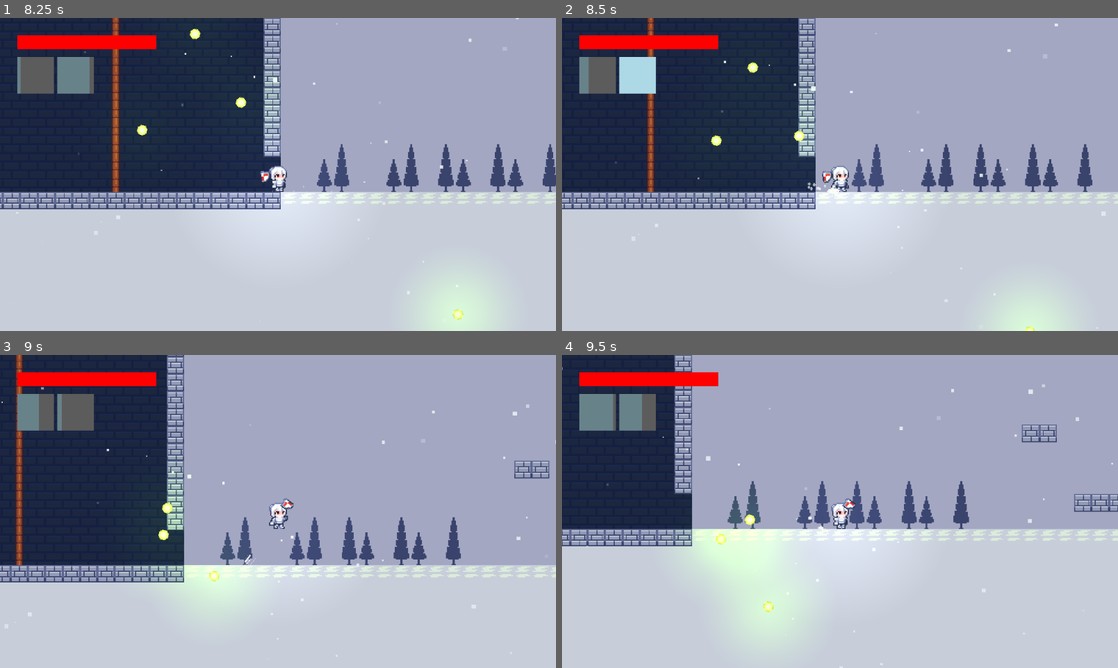
Above: before the commit, frames 1-4 (two rows, left to right).
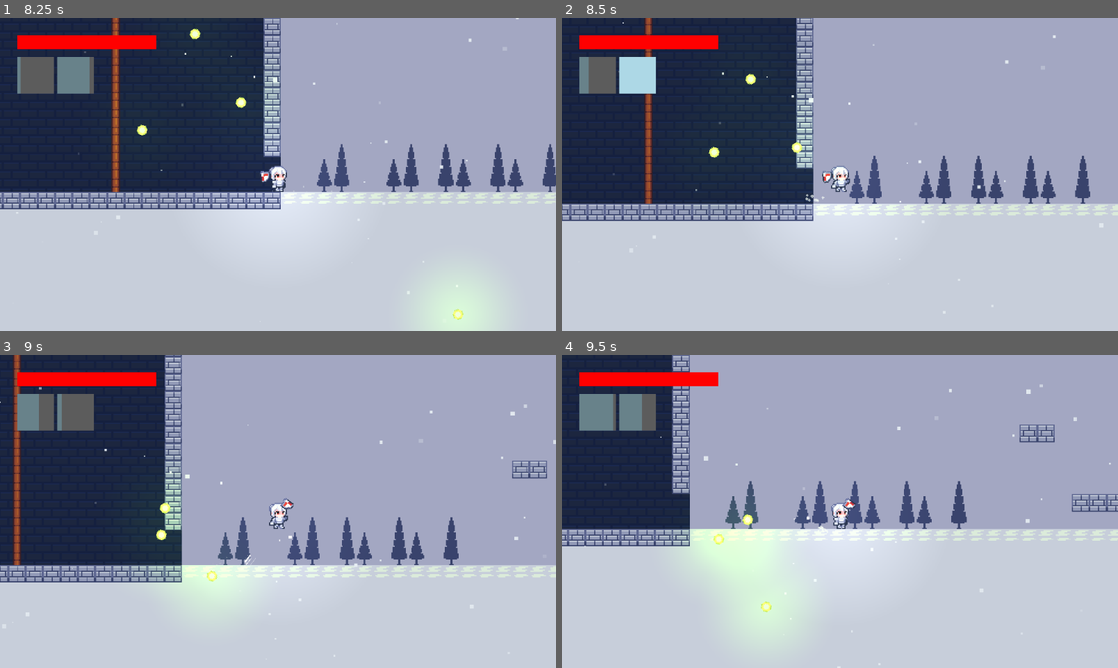
Above: after the commit, the same moments.

Repository: Cyberdemon-bot/Bounce-Knight
Game: Godot game, scene res://scenes/ui/start_screen_classic.tscn
Same seed, same stepped clock (60 frames per second), same inputs: the game is played once before the commit and once after it. Sound files missing from this copy of the repository are replaced by a short silence.
Inputs (mouse positions are in pixels of both pictures, inside the frame that each line leads up to):
- Up to frame 1 (8.25 s): click "PLAY" at 0.5 s; tap Enter at 1.25 s; move the mouse to (400, 158) at 1.27 s; hold D (move_right) 1.28-2.78 s; tap Q every 1.5 s from 1.35 to 7.35 s; tap Space (jump) at 1.52, 2.27, 3.77, 4.52, 5.27, 6.77, 7.52 s; move the mouse to (166, 190) at 2.02 s; tap E every 1.5 s from 2.1 to 8.1 s; move the mouse to (333, 105) at 2.77 s; hold A (move_left) 2.78-3.53 s; move the mouse to (250, 237) at 3.52 s; hold D (move_right) 3.53-5.03 s; move the mouse to (444, 221) at 4.27 s; move the mouse to (111, 127) at 5.02 s; hold A (move_left) 5.03-5.78 s; move the mouse to (305, 174) at 5.77 s; hold D (move_right) 5.78-6.53 s; move the mouse to (194, 96) at 6.52 s; hold A (move_left) 6.53-8.03 s; move the mouse to (400, 158) at 7.27 s; move the mouse to (166, 190) at 8.02 s; hold D (move_right) from 8.03 s (still down)
- Up to frame 2 (8.5 s): keep holding D (move_right); tap Space (jump) at 8.27 s
- Up to frame 3 (9 s): keep holding D (move_right); move the mouse to (333, 442) at 8.77 s; tap Q at 8.85 s
- Up to frame 4 (9.5 s): keep holding D (move_right)

Frame 1 is identical in both runs. In frame 2, 11% of the frame differs, in the area x 0-100%, y 0-100%; in frame 3, 4.1%; in frame 4, 2.9%.

Commit message:
add Corner Correction

Diff:
--- a/scripts/player.gd
+++ b/scripts/player.gd
@@ -11,6 +11,7 @@
 const COYOTE_TIME = 0.1
 const JUMP_BUFFER_TIME = 0.1
 const DASH_BOUNCE_GRACE = 0.025
+const CORNER_CORRECTION_PX = 6
 
 const DASH_SPEED = 350.0
 const DASH_DURATION = 0.10
@@ -119,6 +120,22 @@
 	var mouse_pos := get_global_mouse_position()
 	$ShieldPivot.look_at(mouse_pos)
 	$ShieldPivot/Sprite2D.flip_v = mouse_pos.x < global_position.x
+
+func apply_corner_correction(delta: float) -> void:
+	if velocity.y >= 0.0:
+		return
+
+	var up_step := Vector2(0.0, velocity.y * delta)
+	if not test_move(global_transform, up_step):
+		return
+
+	for i in range(1, CORNER_CORRECTION_PX + 1):
+		for dir in [1, -1]:
+			var offset := Vector2(i * dir, 0.0)
+			if not test_move(global_transform.translated(offset), up_step):
+				global_position.x += offset.x
+				return
+
 
 func update_movement(delta: float) -> void:
 	var move_direction := Input.get_axis("move_left", "move_right")
@@ -261,6 +278,7 @@
 		is_jumping = false
 
 	update_movement(delta)
+	apply_corner_correction(delta)
 	move_and_slide()
 
 	if is_on_floor() and not was_on_floor:
